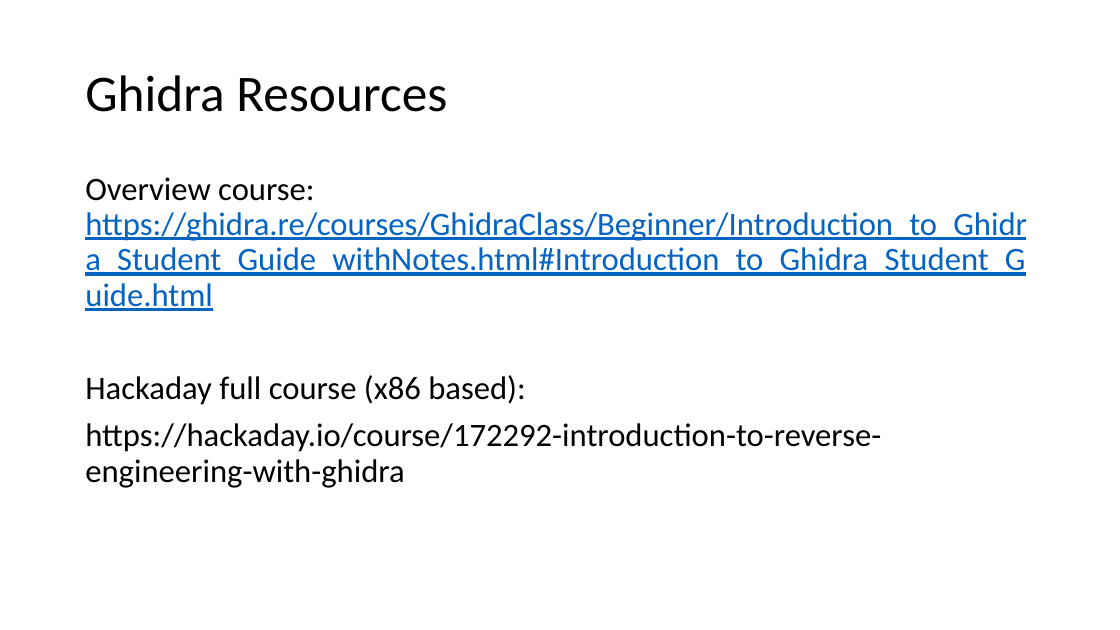
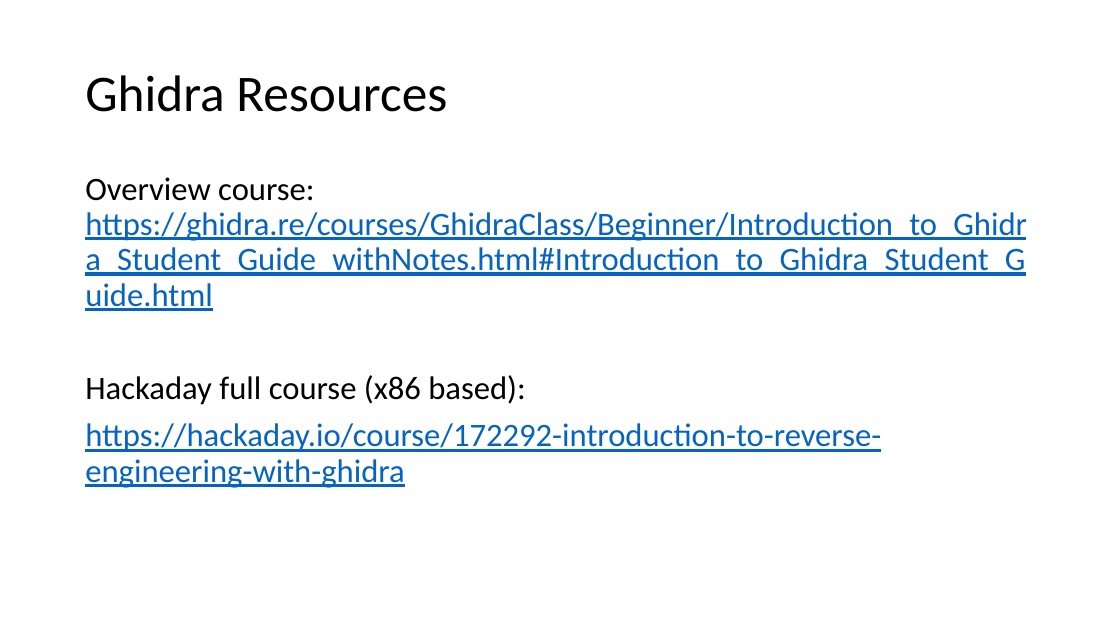
Before and after one commit to colinoflynn/eced4406, a slide deck: slide 5 of slides/0x400/0x407 - Introducing Ghidra.pptx. Drawn at 1120x630 pixels with LibreOffice and Linux fonts; fonts in the diff are those of the drawing. Boxes give left, top, right and bottom in pixels: in the first picture for what was removed or moved away, otherwise in the second. Text is boxed around its words. In the diff, an @@ line names an element or a change of style, - is before the commit and + after.

```diff
--- a/slides/0x400/0x407 - Introducing Ghidra.pptx
+++ b/slides/0x400/0x407 - Introducing Ghidra.pptx
@@ text at box(85, 423, 881, 488): text colour #000000 to #0563C1, underline on in "https://hackaday.io/course/172292-introduction-to-reverse-en ..." @@
```
Also in this commit, not shown: 2 other slides changed, 43 other files.
